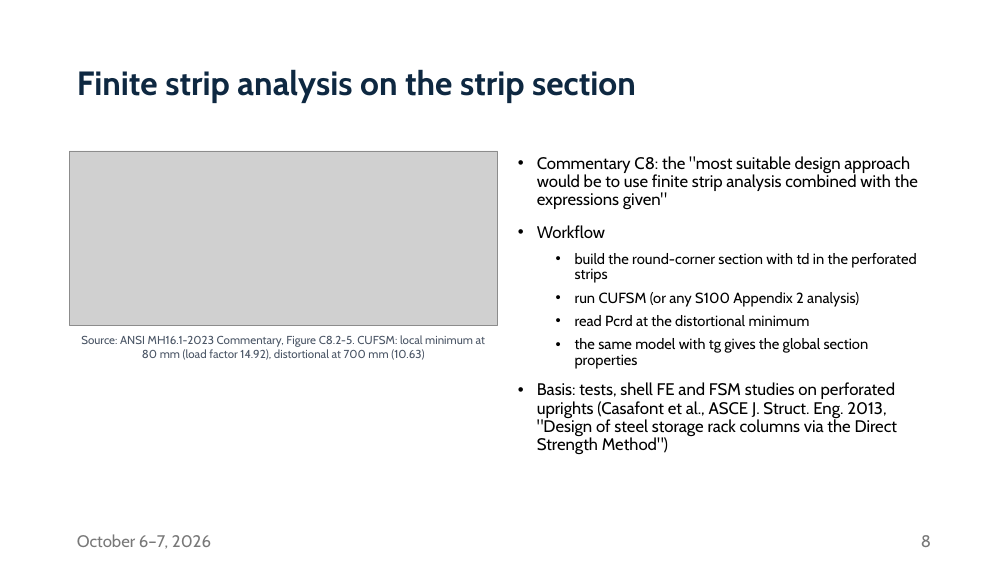
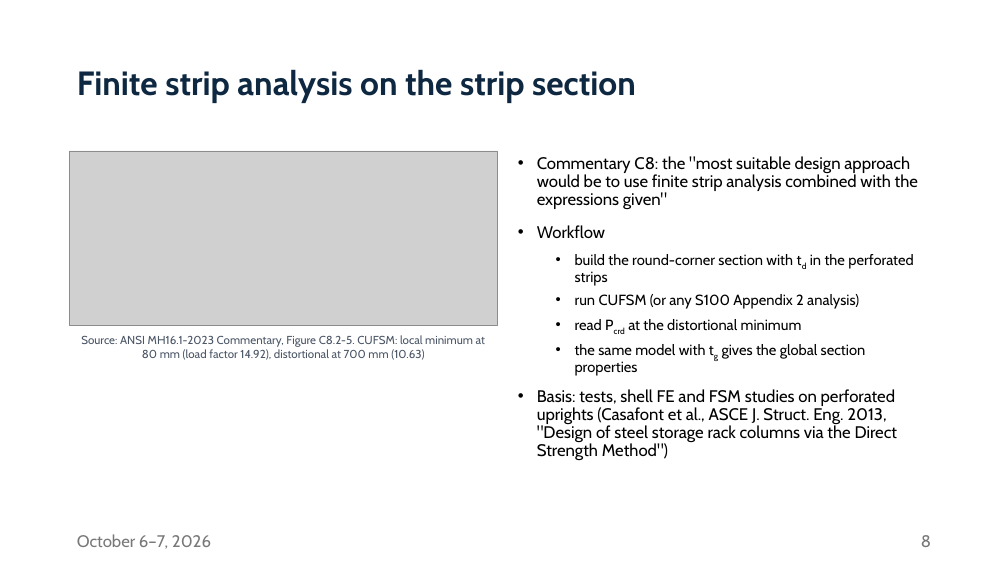
Before and after one commit to runtosolve/ICCFSS2026_MoenRackStandards, a slide deck: slide 8 of Moen_ICCFSS_2026_rack_standards.pptx. Drawn at 1008x567 pixels with LibreOffice and Linux fonts; fonts in the diff are those of the drawing; grey boxes stand for pictures. Boxes give left, top, right and bottom in pixels: in the first picture for what was removed or moved away, otherwise in the second. Text is boxed around its words. In the diff, an @@ line names an element or a change of style, - is before the commit and + after.

```diff
--- a/Moen_ICCFSS_2026_rack_standards.pptx
+++ b/Moen_ICCFSS_2026_rack_standards.pptx
@@ text at bbox=[575, 254, 913, 376]: now subscript in "td", "Pcrd", "tg" @@
```
Also in this commit, not shown: 7 other slides changed, 13 other files.
